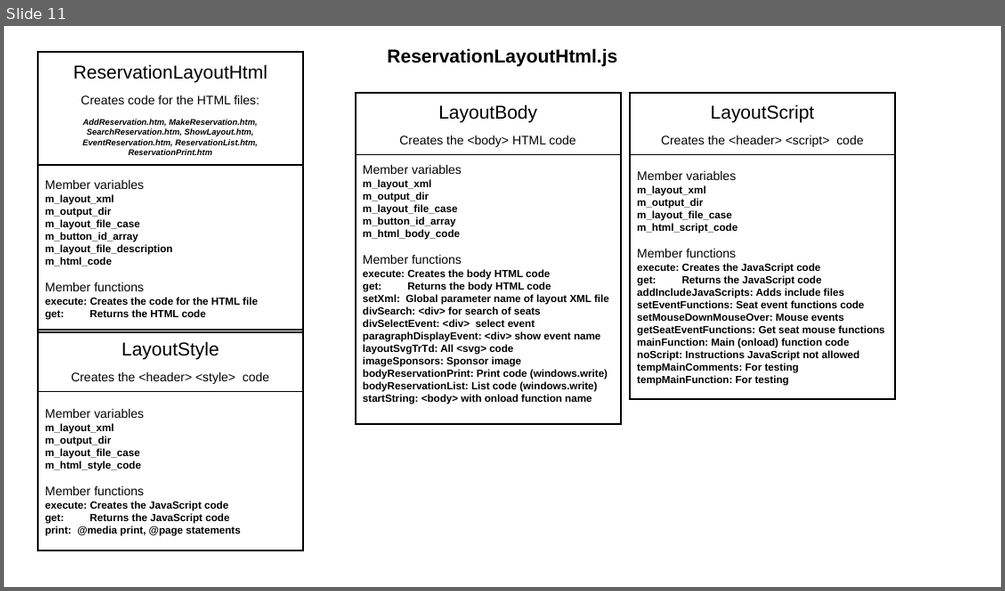
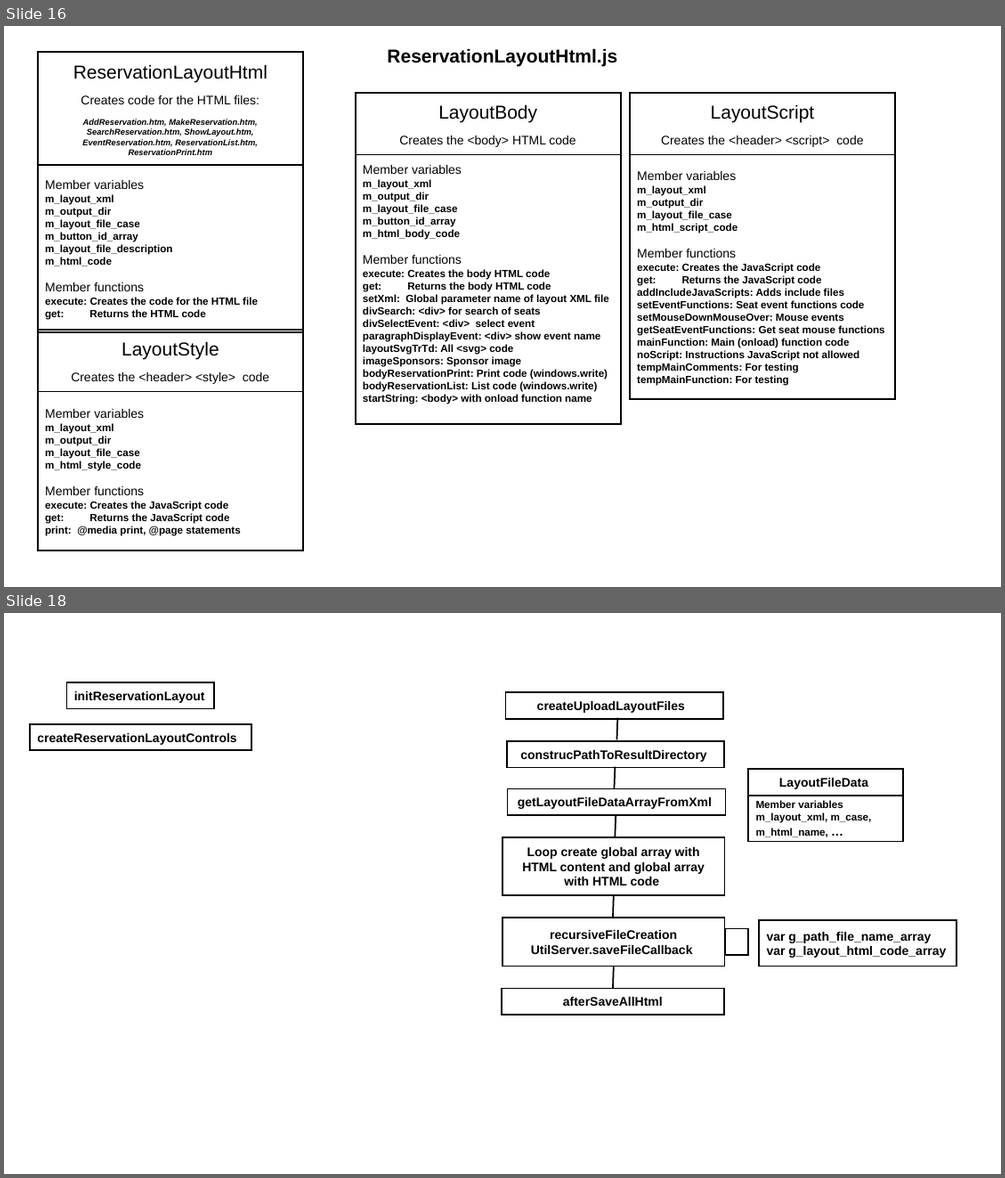
Before and after one commit to JazzLiveAarau/WwwReservationLayout, a slide deck: Description/ReservationLayout.pptx. Shown one above the other, each under a label of ours: slide 11 before the commit, slides 16 and 18 after it; the slides between them are not shown. The pictures are 1005x591 and 1005x1178 pixels, drawn with LibreOffice and Linux fonts; fonts in the diff are those of the drawing. Boxes give left, top, right and bottom in pixels: in the first picture for what was removed or moved away, otherwise in the second. Text is boxed around its words. In the diff, an @@ line names an element or a change of style, - is before the commit and + after.

```diff
--- a/Description/ReservationLayout.pptx
+++ b/Description/ReservationLayout.pptx
@@ slide 18 added at bbox=[4, 613, 1001, 1174], background #FFFFFF @@
@@ rectangle added at bbox=[67, 682, 214, 709], outline #000000 1.5 pt, 12 pt, text #000000, bold @@
+initReservationLayout
@@ rectangle added at bbox=[506, 692, 724, 718], outline #000000 1.5 pt, 12 pt, text #000000, bold @@
+createUploadLayoutFiles
@@ line added from (618, 718) to (617, 740), #000000 1.5 pt @@
@@ rectangle added at bbox=[30, 723, 251, 750], outline #000000 1.5 pt, 12 pt, text #000000, bold @@
+createReservationLayoutControls
@@ rectangle added at bbox=[507, 741, 724, 767], outline #000000 1.5 pt, 12 pt, text #000000, bold @@
+construcPathToResultDirectory
@@ line added from (615, 767) to (615, 788), #000000 1.5 pt @@
@@ rectangle added at bbox=[749, 770, 904, 795], outline #000000 1.5 pt, 12 pt, text #000000, bold @@
+LayoutFileData
@@ rectangle added at bbox=[507, 788, 726, 815], outline #000000 1.5 pt, 12 pt, text #000000, bold @@
+getLayoutFileDataArrayFromXml
@@ rectangle added at bbox=[749, 795, 904, 842], outline #000000 1.5 pt, 10 pt, text #000000, bold @@
+Member variables
+m_layout_xml, m_case, m_html_name, …
@@ line added from (615, 816) to (615, 838), #000000 1.5 pt @@
@@ rectangle added at bbox=[502, 837, 725, 896], outline #000000 1.5 pt, 12 pt, text #000000, bold @@
+Loop create global array with HTML content and global array with HTML code
@@ line added from (614, 895) to (613, 917), #000000 1.5 pt @@
@@ rectangle added at bbox=[502, 917, 725, 966], outline #000000 1.5 pt, 12 pt, text #000000, bold @@
+recursiveFileCreation
+UtilServer.saveFileCallback
@@ rectangle added at bbox=[726, 929, 749, 955], outline #000000 1.5 pt @@
@@ rectangle added at bbox=[760, 920, 956, 966], outline #000000 1.5 pt, 12 pt, text #000000, bold @@
+var g_path_file_name_array
+var g_layout_html_code_array
@@ line added from (614, 966) to (613, 989), #000000 1.5 pt @@
@@ rectangle added at bbox=[502, 989, 724, 1014], outline #000000 1.5 pt, 12 pt, text #000000, bold @@
+afterSaveAllHtml
@@ what was slide 11 is now slide 16 @@
```
Also in this commit, not shown: 3 slides changed, 7 other slides added, 4 slides removed, 6 other files.
